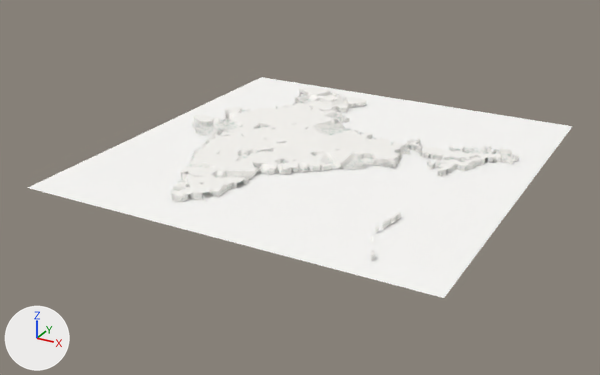
Renders of the Blender file scripts/blender-india/ncct_india.blend from each side of a commit.
Camera for both pictures: a 50 mm lens placed at (8.93, -17.43, 7.63), pointed at (-0.31, -0.63, -0.77). Lighting does not change. The marker at lower left points along +X, +Y and +Z. The first picture is the older version.

Names of what the first picture shows: 'INDIA_BASE', 'NETWORK_SURFACE' and 1 more.
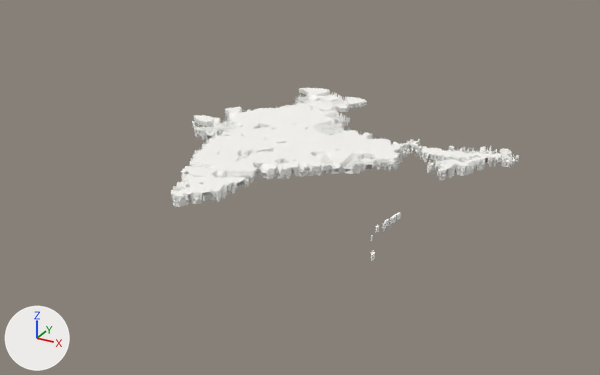
Changed parts and their boxes (x1, y1, x2, y2) in the pictures (600 x 375 px):
'NETWORK_SURFACE', deleted: before (28, 77, 573, 298)

The change, as a diff of the scene's bpy script:
```diff
--- a/scripts/blender-india/ncct_india.blend.py
+++ b/scripts/blender-india/ncct_india.blend.py
@@ ob_network_surface @@
-ob_network_surface = bpy.data.objects.new('NETWORK_SURFACE', me_network_surface_mesh)
-ob_network_surface.location = (0.0, 0.0, 0.0)
```
